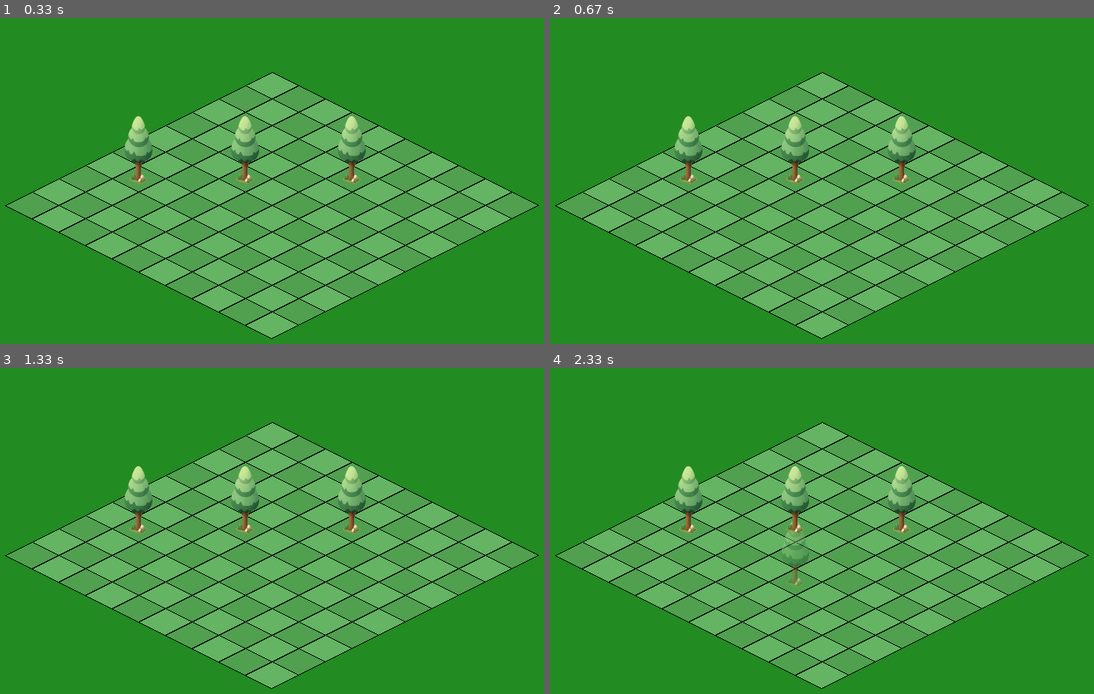
Above: before the commit, frames 1-4 (two rows, left to right).
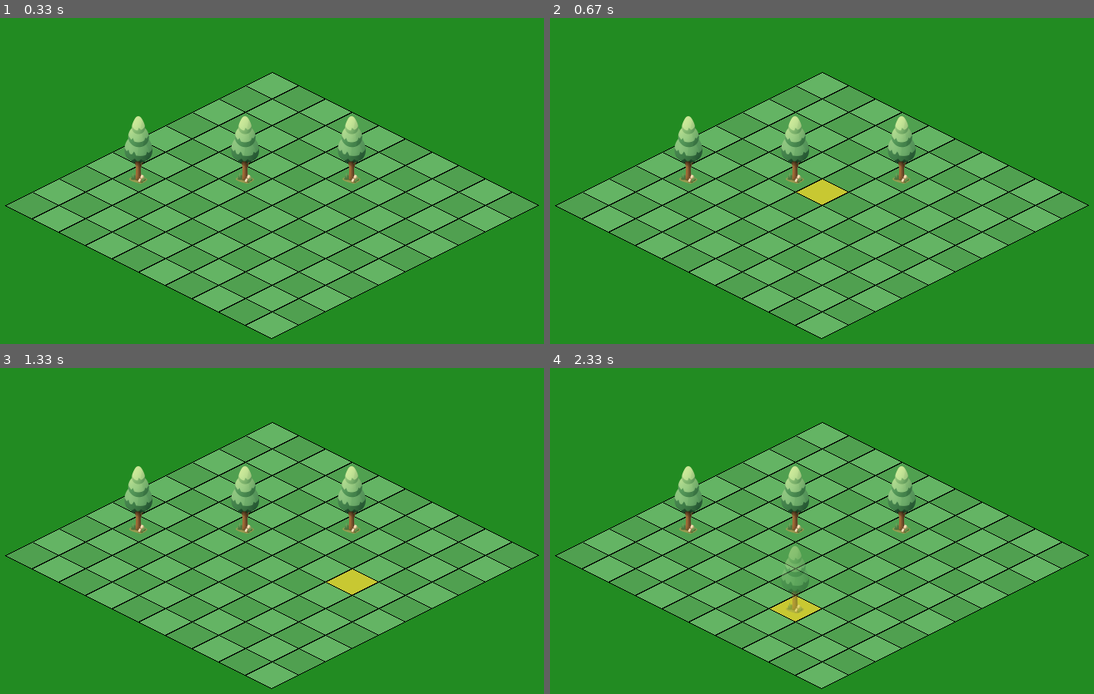
Above: after the commit, the same moments.

Repository: tdimnet/learn-pygame-by-doing
Game: pygame game, started from v2/app.py
Two runs of this game, one before a commit and one after it. Both use one fixed random seed, a clock stepped at 60 frames per second and the inputs below.
Inputs (mouse positions are in pixels of both pictures, inside the frame that each line leads up to):
- Up to frame 1 (0.33 s): no input
- Up to frame 2 (0.67 s): click (822, 210) at 0.38 s
- Up to frame 3 (1.33 s): click (337, 671) at 0.72 s; click (348, 602) at 1.05 s
- Up to frame 4 (2.33 s): click (664, 462) at 1.38 s; click (822, 622) at 1.72 s; tap T at 2 s

Frame 1 is identical in both runs. In frame 2, 0.4% of the frame differs, in the area x 45-55%, y 49-58%; in frame 3, 0.4%; in frame 4, 0.8%, in the area x 40-50%, y 46-78%.

Commit message:
Now work to plant a tree

Diff:
--- a/v2/app.py
+++ b/v2/app.py
@@ -28,11 +28,11 @@
 
 def screen_to_grid(mx: int, my: int, offset: tuple[int, int]) -> tuple[int, int]:
     ox, oy = offset
-    mx -= ox
-    my -= oy
+    x = mx - ox
+    y = my - oy
 
-    gx = (mx / (TILE_WIDTH / 2) + my / (TILE_HEIGHT / 2)) / 2
-    gy = (my / (TILE_HEIGHT / 2) - mx / (TILE_WIDTH / 2)) / 2
+    gx = (y / (TILE_HEIGHT / 2) + x / (TILE_WIDTH / 2)) / 2
+    gy = (y / (TILE_HEIGHT / 2) - x / (TILE_WIDTH / 2)) / 2
 
     return int(gx), int(gy)
 
@@ -97,6 +97,9 @@
     running = True
     while running:
         dt = clock.tick(FPS) / 1000.0
+        mx, my = pygame.mouse.get_pos()
+
+        hover_gx, hover_gy = screen_to_grid(mx, my, offset)
 
         # Event loop
         for event in pygame.event.get():
@@ -128,6 +131,9 @@
                 else:
                     color = (80, 160, 80)
 
+                if gx == hover_gx and gy == hover_gy:
+                    color = (200, 200, 50)
+
                 draw_tile(
                     surface=screen,
                     gx=gx,
@@ -137,13 +143,14 @@
                 )
 
         if placing_tree:
-            mx, my = pygame.mouse.get_pos()
             gx, gy = screen_to_grid(mx, my, offset)
 
             if (gx, gy) in iso_cache:
                 iso_x, iso_y = iso_cache[(gx, gy)]
                 px = iso_x + offset[0]
-                py = iso_y + offset[1]
+                py = iso_y + offset[1] + TILE_HEIGHT
+
+                print(iso_x, iso_y)
 
                 ghost_rect = tree_sprite.get_rect(midbottom=(px, py))
                 ghost = tree_sprite.copy()
